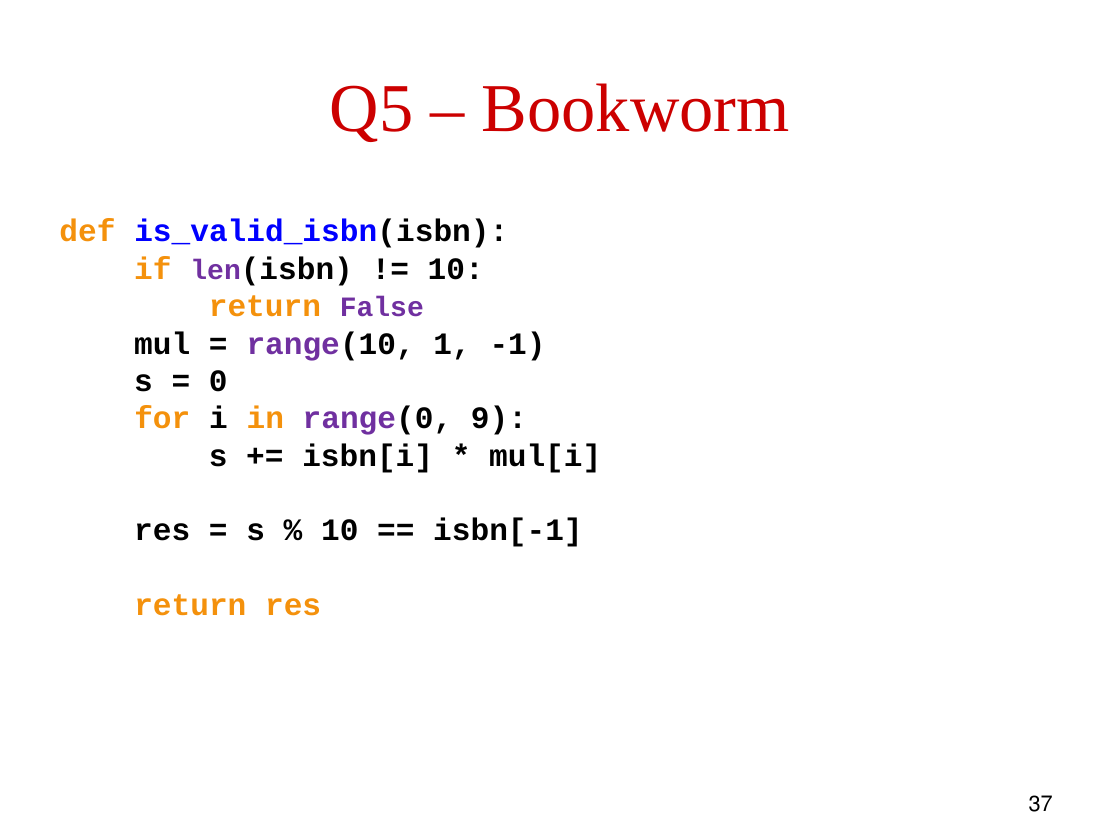
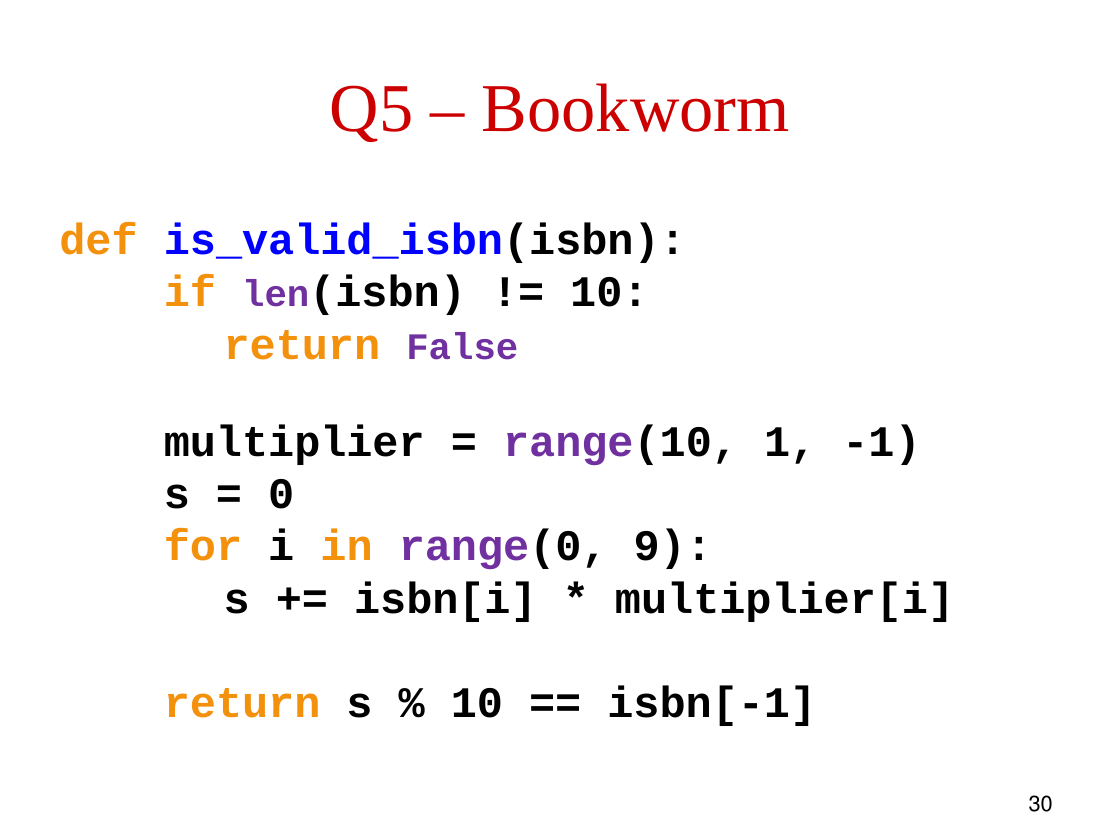
Before and after one commit to robintux/gip, a slide deck: slide 30 of Sessions/5/gip5.pptx (slide 37 before the commit). Drawn at 1120x840 pixels with LibreOffice and Linux fonts; fonts in the diff are those of the drawing. Boxes give left, top, right and bottom in pixels: in the first picture for what was removed or moved away, otherwise in the second. Text is boxed around its words. In the diff, an @@ line names an element or a change of style, - is before the commit and + after.

Commit message:
revised - hw saved for last

```diff
--- a/Sessions/5/gip5.pptx
+++ b/Sessions/5/gip5.pptx
@@ text at (59, 222, 712, 570): size 20 to 28 pt in "def is_valid_isbn(isbn):", "if len(isbn) != 10:", "return", "s = 0" and 1 more places; size 18 to 24 pt in "len(isbn)", "False" @@
@@ text at (164, 424, 920, 466): text changed; size 20 to 28 pt @@
-mul = range(10, 1, -1)
+multiplier = range(10, 1, -1)
@@ text at (164, 581, 954, 726): text changed; size 20 to 28 pt @@
-s += isbn[i] * mul[i]
-res = s % 10 == isbn[-1]
-return res
+s += isbn[i] * multiplier[i]
+return s % 10 == isbn[-1]
@@ page number at (1029, 795, 1053, 812): text changed @@
-37
+30
```
Also in this commit, not shown: 14 other slides changed, 1 slide added.
